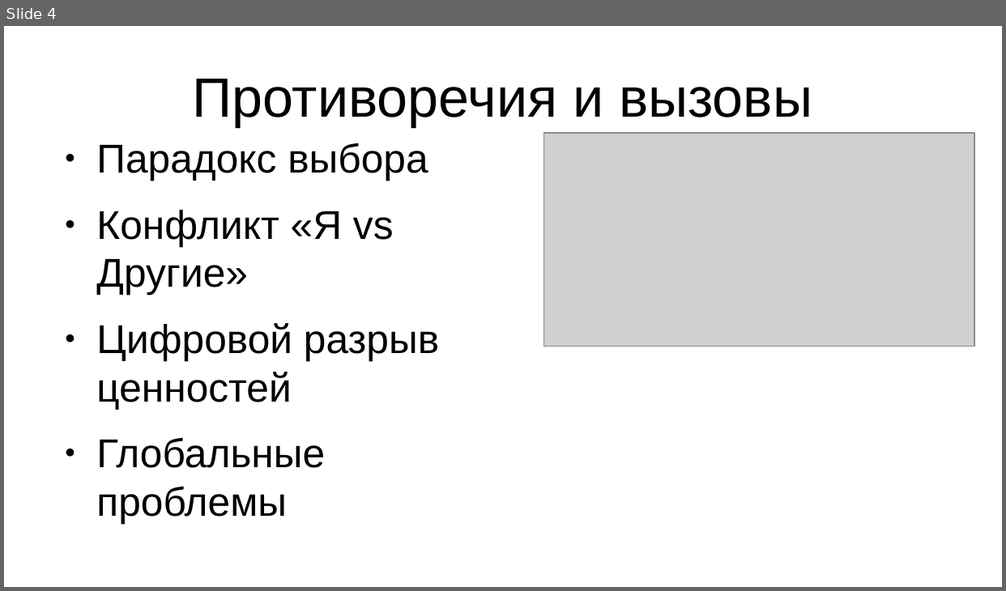
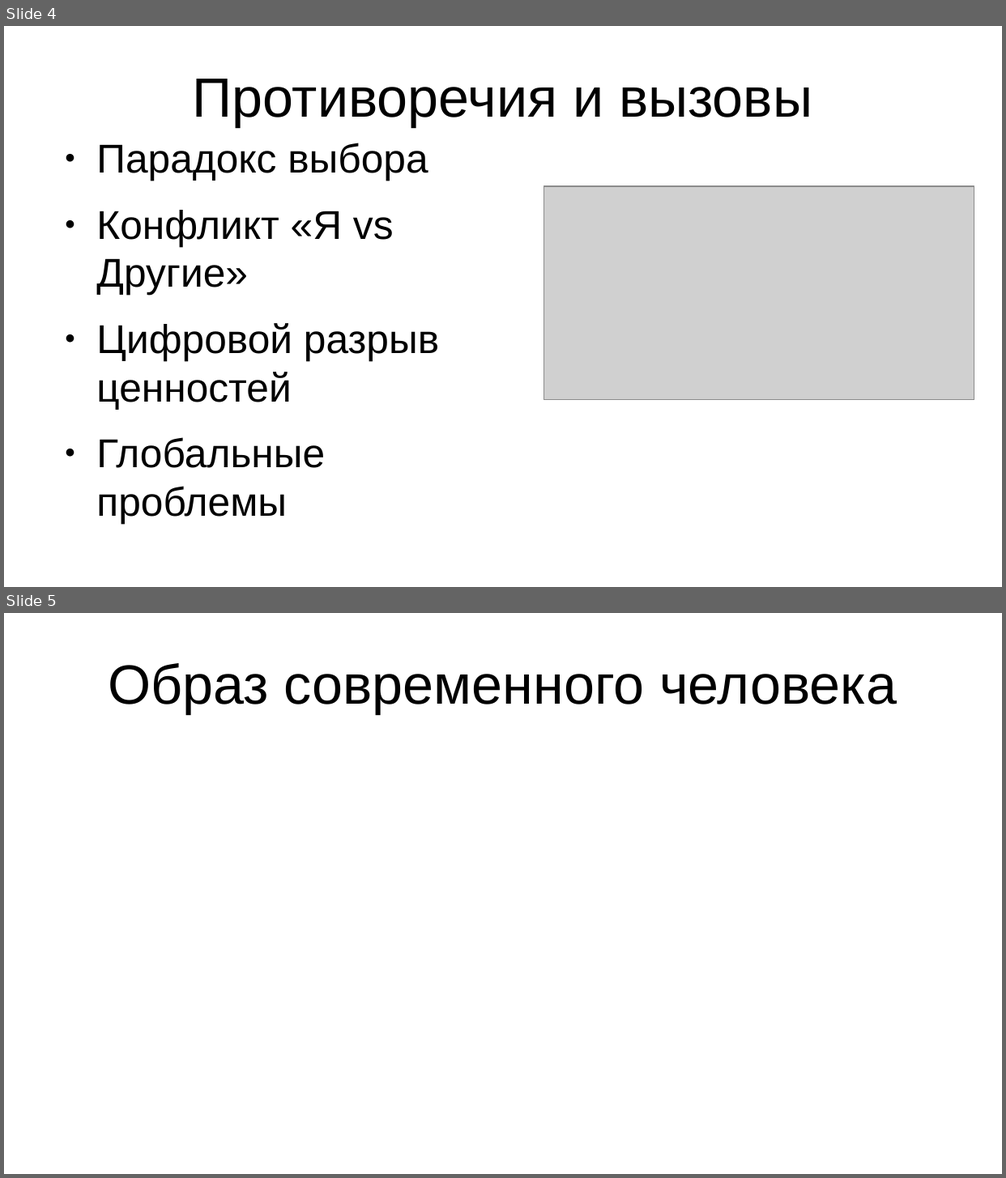
Before and after one commit to Astolfo-femboy-UwU/urban-octo-barnacle, a slide deck: Для других/Victoria NAtus VIncere est.pptx. Shown one above the other, each under a label of ours: slide 4 before the commit, slides 4 and 5 after it. The pictures are 1006x591 and 1006x1178 pixels, drawn with LibreOffice and Linux fonts; fonts in the diff are those of the drawing; grey boxes stand for pictures. Boxes give left, top, right and bottom in pixels: in the first picture for what was removed or moved away, otherwise in the second. Text is boxed around its words. In the diff, an @@ line names an element or a change of style, - is before the commit and + after.

```diff
--- a/Для других/Victoria NAtus VIncere est.pptx
+++ b/Для других/Victoria NAtus VIncere est.pptx
@@ slide 5 added at box(4, 613, 1002, 1174), background #FFFFFF @@
@@ title added at box(108, 663, 897, 714), 44 pt, text #000000 @@
+Образ современного человека
@@ slide 4 changed as well @@
@@ picture: place and size @@
-picture at box(543, 133, 974, 347)
+picture at box(543, 186, 974, 400)
```
Also in this commit, not shown: 3 other slides changed, 1 other slide added, 7 other files.
